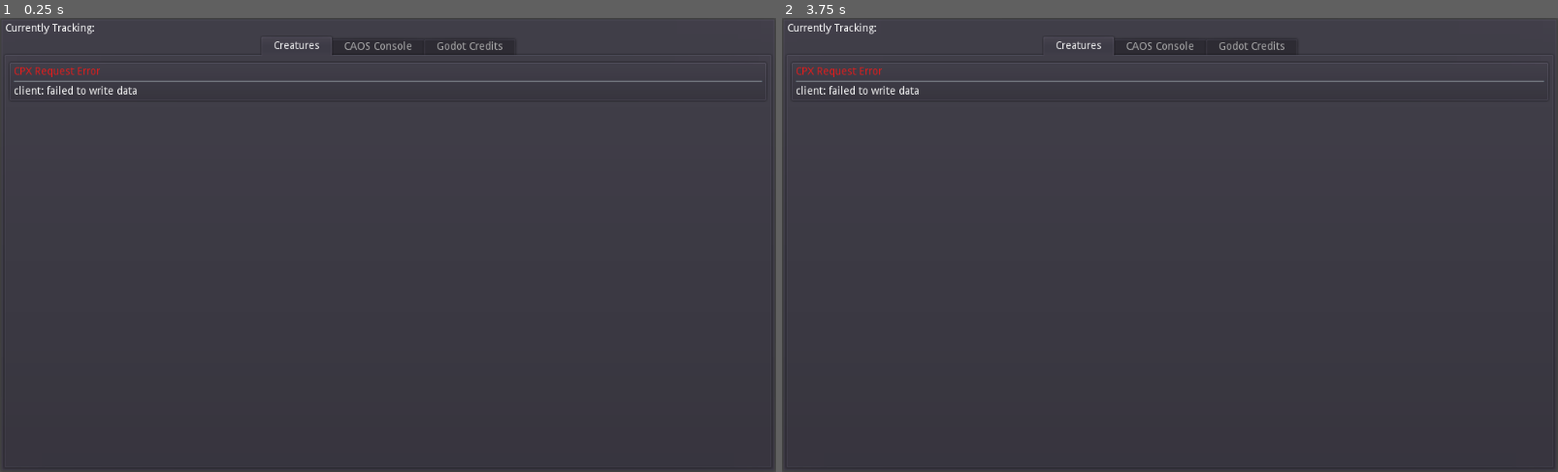
Above: before the commit, frames 1-2 (left to right).
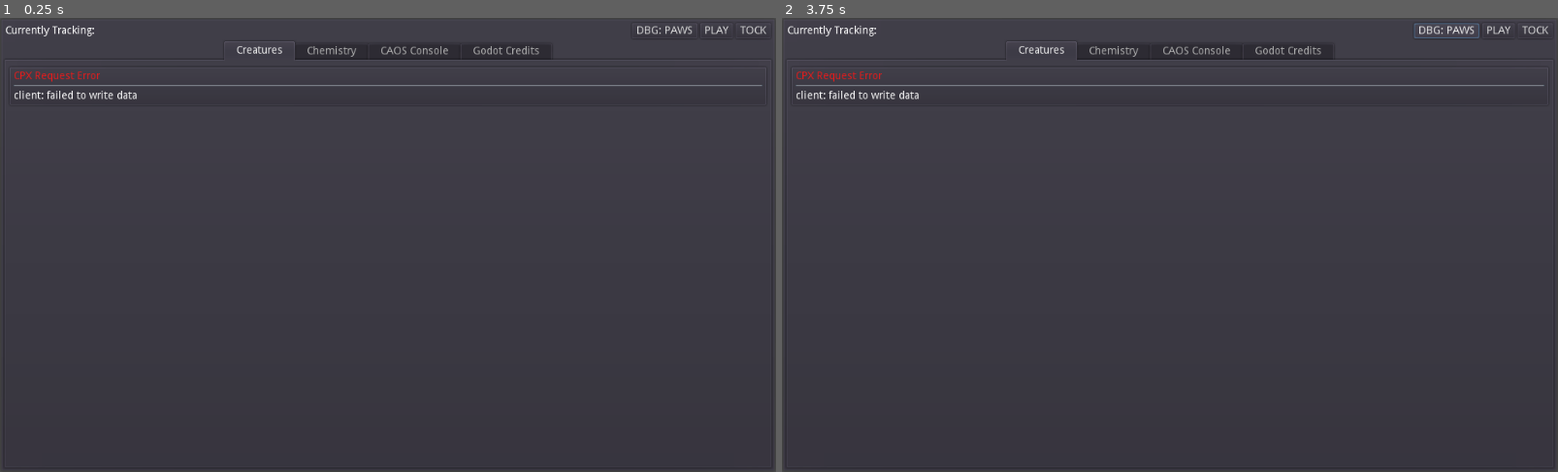
Above: after the commit, the same moments.

Repository: 20kdc/c3ds-projects
Game: Godot game, scene res://entry.tscn
Same seed, same stepped clock (60 frames per second), same inputs: the game is played once before the commit and once after it.
Inputs (mouse positions are in pixels of both pictures, inside the frame that each line leads up to):
- Up to frame 1 (0.25 s): no input
- Up to frame 2 (3.75 s): click (1449, 31) at 0.5 s, where only the run after the commit has a clickable "DBG: PAWS"; click (1534, 31) at 1.25 s, where only the run after the commit has a clickable "TOCK"; click (1495, 31) at 2 s, where only the run after the commit has a clickable "PLAY"; click (1495, 31) at 2.75 s, where only the run after the commit has a clickable "PLAY"; click (1449, 31) at 3.5 s, where only the run after the commit has a clickable "DBG: PAWS"

The runs differ from the first frame. In frame 1, 1.7% of the frame differs, in the area x 0-99%, y 1-18%; in frame 2, 1.7%.

Commit message:
CMGD: half-way through chemistry bikeshedding

Diff:
--- /dev/null
+++ b/creature-monitor-gd/chemistry/chemical.gd
@@ -0,0 +1,4 @@
+extends Control
+
+func setup(chemical_id):
+	pass
--- /dev/null
+++ b/creature-monitor-gd/chemistry/chemical.tscn
@@ -0,0 +1,28 @@
+[gd_scene load_steps=3 format=2]
+
+[ext_resource path="res://lib/catalogue_label.gd" type="Script" id=1]
+[ext_resource path="res://chemistry/chemical.gd" type="Script" id=2]
+
+[node name="Control" type="PanelContainer"]
+anchor_right = 1.0
+anchor_bottom = 1.0
+script = ExtResource( 2 )
+
+[node name="VBC" type="VBoxContainer" parent="."]
+margin_left = 7.0
+margin_top = 7.0
+margin_right = 1017.0
+margin_bottom = 593.0
+
+[node name="CatalogueLabel" type="Label" parent="VBC"]
+margin_right = 1010.0
+margin_bottom = 14.0
+size_flags_horizontal = 3
+script = ExtResource( 1 )
+tag = "chemical_names"
+
+[node name="pb" type="ProgressBar" parent="VBC"]
+margin_top = 18.0
+margin_right = 1010.0
+margin_bottom = 50.0
+rect_min_size = Vector2( 32, 32 )
--- /dev/null
+++ b/creature-monitor-gd/chemistry/chemistry.gd
@@ -0,0 +1,7 @@
+extends Control
+
+func _ready():
+	for v in range(255):
+		var chem = preload("chemical.tscn").instance()
+		chem.get_node("VBC").get_node("CatalogueLabel").offset = v + 1
+		$sc/gc.add_child(chem)
--- /dev/null
+++ b/creature-monitor-gd/chemistry/chemistry.tscn
@@ -0,0 +1,21 @@
+[gd_scene load_steps=2 format=2]
+
+[ext_resource path="res://chemistry/chemistry.gd" type="Script" id=1]
+
+[node name="Chemistry" type="HSplitContainer"]
+anchor_right = 1.0
+anchor_bottom = 1.0
+script = ExtResource( 1 )
+
+[node name="sc" type="ScrollContainer" parent="."]
+margin_bottom = 600.0
+
+[node name="gc" type="GridContainer" parent="sc"]
+columns = 8
+
+[node name="Label" type="Label" parent="."]
+margin_left = 12.0
+margin_top = 293.0
+margin_right = 1024.0
+margin_bottom = 307.0
+text = "Scary graph goes here."
--- a/creature-monitor-gd/creature_list/norn.gd
+++ b/creature-monitor-gd/creature_list/norn.gd
@@ -7,7 +7,7 @@
 	$ipc/hb/moniker.connect("pressed", self, "_pressed")
 
 func _pressed():
-	CM2Globals.set_current_creature(cc_moniker, cc_name)
+	TargetCreature.set_creature(cc_moniker, cc_name)
 
 func update_norn(k: String, norn: String, infos: Array):
 	if k == norn:
@@ -16,6 +16,8 @@
 		add_stylebox_override("panel", preload("not_selected_norn.tres"))
 	var ag = "Agent Help 4 " + infos[2] + " " + infos[3]
 	$ipc/hb/moniker.text = k
-	$ipc/hb/detail.text = infos[1] + "\n" + CatalogueTracker.lookup(ag, 0) + "\n" + CatalogueTracker.lookup("creature_history_life_stage", int(infos[4]))
+	$ipc/hb/dt/name.text = infos[1]
+	$ipc/hb/dt/types.tag = "Agent Help 4 " + infos[2] + " " + infos[3]
+	$ipc/hb/dt/age.offset = int(infos[4])
 	cc_moniker = k
 	cc_name = infos[1]
--- a/creature-monitor-gd/creature_list/norn.tscn
+++ b/creature-monitor-gd/creature_list/norn.tscn
@@ -1,6 +1,7 @@
-[gd_scene load_steps=2 format=2]
+[gd_scene load_steps=3 format=2]
 
 [ext_resource path="res://creature_list/norn.gd" type="Script" id=1]
+[ext_resource path="res://lib/catalogue_label.gd" type="Script" id=2]
 
 [node name="Control" type="PanelContainer"]
 anchor_right = 1.0
@@ -19,11 +20,27 @@
 margin_right = 1003.0
 margin_bottom = 579.0
 
-[node name="detail" type="Label" parent="ipc/hb"]
-margin_top = 279.0
+[node name="dt" type="VBoxContainer" parent="ipc/hb"]
 margin_right = 492.0
-margin_bottom = 293.0
+margin_bottom = 572.0
 size_flags_horizontal = 3
+
+[node name="name" type="Label" parent="ipc/hb/dt"]
+margin_right = 492.0
+margin_bottom = 14.0
+
+[node name="types" type="Label" parent="ipc/hb/dt"]
+margin_top = 18.0
+margin_right = 492.0
+margin_bottom = 32.0
+script = ExtResource( 2 )
+
+[node name="age" type="Label" parent="ipc/hb/dt"]
+margin_top = 36.0
+margin_right = 492.0
+margin_bottom = 50.0
+script = ExtResource( 2 )
+tag = "creature_history_life_stage"
 
 [node name="VSeparator" type="VSeparator" parent="ipc/hb"]
 margin_left = 496.0
--- a/creature-monitor-gd/current_track.gd
+++ b/creature-monitor-gd/current_track.gd
@@ -1,11 +1,11 @@
 extends Label
 
 func _ready():
-	CM2Globals.connect("target_creature_changed", self, "_tcc")
+	TargetCreature.connect("target_creature_changed", self, "_tcc")
 	_tcc()
 
 func _tcc():
-	if CM2Globals.target_creature_moniker != "":
-		text = CM2Globals.target_creature_name + " (" + CM2Globals.target_creature_moniker + ")"
+	if TargetCreature.moniker != "":
+		text = TargetCreature.given_name + " (" + TargetCreature.moniker + ")"
 	else:
 		text = ""
--- a/creature-monitor-gd/lib/catalogue_tracker.gd
+++ b/creature-monitor-gd/daemons/catalogue_tracker.gd
@@ -1,4 +1,6 @@
 extends Node
+
+signal cache_updated()
 
 var req: CPXRequest
 var req_cache_id = ""
@@ -12,6 +14,7 @@
 		if req.poll():
 			if req.result_code == 0:
 				catalogue_cache[req_cache_id] = req.result_str()
+				emit_signal("cache_updated")
 			req = null
 			check_lookup_queue()
 
--- /dev/null
+++ b/creature-monitor-gd/daemons/target_creature.gd
@@ -0,0 +1,11 @@
+extends Node
+
+signal target_creature_changed()
+
+var moniker = ""
+var given_name = ""
+
+func set_creature(x_moniker, x_given_name):
+	moniker = x_moniker
+	given_name = x_given_name
+	emit_signal("target_creature_changed")
--- a/creature-monitor-gd/entry.tscn
+++ b/creature-monitor-gd/entry.tscn
@@ -1,9 +1,11 @@
-[gd_scene load_steps=5 format=2]
+[gd_scene load_steps=7 format=2]
 
 [ext_resource path="res://caos_console/caos_console.tscn" type="PackedScene" id=1]
 [ext_resource path="res://credits/third_party.tscn" type="PackedScene" id=2]
 [ext_resource path="res://creature_list/creature_list.tscn" type="PackedScene" id=3]
 [ext_resource path="res://current_track.gd" type="Script" id=4]
+[ext_resource path="res://chemistry/chemistry.tscn" type="PackedScene" id=5]
+[ext_resource path="res://lib/caos_macro_button.gd" type="Script" id=6]
 
 [node name="Control" type="PanelContainer"]
 anchor_right = 1.0
@@ -17,22 +19,54 @@
 
 [node name="HBoxContainer" type="HBoxContainer" parent="VBoxContainer"]
 margin_right = 1010.0
-margin_bottom = 14.0
+margin_bottom = 20.0
 
 [node name="Label" type="Label" parent="VBoxContainer/HBoxContainer"]
+margin_top = 3.0
 margin_right = 118.0
-margin_bottom = 14.0
+margin_bottom = 17.0
 text = "Currently Tracking:"
 
 [node name="current_track" type="Label" parent="VBoxContainer/HBoxContainer"]
 margin_left = 122.0
+margin_top = 3.0
 margin_right = 140.0
-margin_bottom = 14.0
+margin_bottom = 17.0
 text = "???"
 script = ExtResource( 4 )
 
+[node name="Control" type="Control" parent="VBoxContainer/HBoxContainer"]
+margin_left = 144.0
+margin_right = 823.0
+margin_bottom = 20.0
+size_flags_horizontal = 3
+
+[node name="Button" type="Button" parent="VBoxContainer/HBoxContainer"]
+margin_left = 827.0
+margin_right = 913.0
+margin_bottom = 20.0
+text = "DBG: PAWS"
+script = ExtResource( 6 )
+caos = "dbg: paws"
+
+[node name="Button2" type="Button" parent="VBoxContainer/HBoxContainer"]
+margin_left = 917.0
+margin_right = 960.0
+margin_bottom = 20.0
+text = "PLAY"
+script = ExtResource( 6 )
+caos = "dbg: play"
+
+[node name="Button3" type="Button" parent="VBoxContainer/HBoxContainer"]
+margin_left = 964.0
+margin_right = 1010.0
+margin_bottom = 20.0
+text = "TOCK"
+script = ExtResource( 6 )
+caos = "dbg: tock"
+
 [node name="TabContainer" type="TabContainer" parent="VBoxContainer"]
-margin_top = 18.0
+margin_top = 24.0
 margin_right = 1010.0
 margin_bottom = 586.0
 size_flags_vertical = 3
@@ -45,6 +79,9 @@
 margin_right = -4.0
 margin_bottom = -4.0
 
+[node name="Chemistry" parent="VBoxContainer/TabContainer" instance=ExtResource( 5 )]
+visible = false
+
 [node name="CAOS Console" parent="VBoxContainer/TabContainer" instance=ExtResource( 1 )]
 visible = false
 
--- /dev/null
+++ b/creature-monitor-gd/lib/caos_macro_button.gd
@@ -0,0 +1,14 @@
+extends Button
+
+var req: CPXRequest
+
+export var caos = ""
+
+func _process(_delta):
+	if req != null:
+		if req.poll():
+			req = null
+
+func _pressed():
+	if req == null:
+		req = CPXRequest.new(CPXRequest.from_caos(caos))
--- /dev/null
+++ b/creature-monitor-gd/lib/catalogue_label.gd
@@ -0,0 +1,24 @@
+class_name CatalogueLabel
+extends Label
+
+export var tag: String setget _set_tag
+export var offset: int setget _set_offset
+
+func _ready():
+	CatalogueTracker.connect("cache_updated", self, "_dirty_cache")
+
+func _dirty_cache():
+	set_process(true)
+
+func _set_tag(value: String):
+	tag = value
+	set_process(true)
+
+func _set_offset(value: int):
+	offset = value
+	set_process(true)
+
+func _process(_delta):
+	if is_visible_in_tree():
+		text = CatalogueTracker.lookup(tag, offset)
+		set_process(false)
--- a/creature-monitor-gd/lib/cm2_globals.gd
+++ /dev/null
@@ -1,11 +0,0 @@
-extends Node
-
-signal target_creature_changed()
-
-var target_creature_moniker = ""
-var target_creature_name = ""
-
-func set_current_creature(moniker, name):
-	target_creature_moniker = moniker
-	target_creature_name = name
-	emit_signal("target_creature_changed")
--- a/creature-monitor-gd/project.godot
+++ b/creature-monitor-gd/project.godot
@@ -19,6 +19,11 @@
 "language": "GDScript",
 "path": "res://lib/cpx_request.gd"
 }, {
+"base": "Label",
+"class": "CatalogueLabel",
+"language": "GDScript",
+"path": "res://lib/catalogue_label.gd"
+}, {
 "base": "Node",
 "class": "VisibilityUpdateTimer",
 "language": "GDScript",
@@ -27,6 +32,7 @@
 _global_script_class_icons={
 "CPXErrorBox": "",
 "CPXRequest": "",
+"CatalogueLabel": "",
 "VisibilityUpdateTimer": ""
 }
 
@@ -37,8 +43,8 @@
 
 [autoload]
 
-CM2Globals="*res://lib/cm2_globals.gd"
-CatalogueTracker="*res://lib/catalogue_tracker.gd"
+TargetCreature="*res://daemons/target_creature.gd"
+CatalogueTracker="*res://daemons/catalogue_tracker.gd"
 
 [debug]
 
